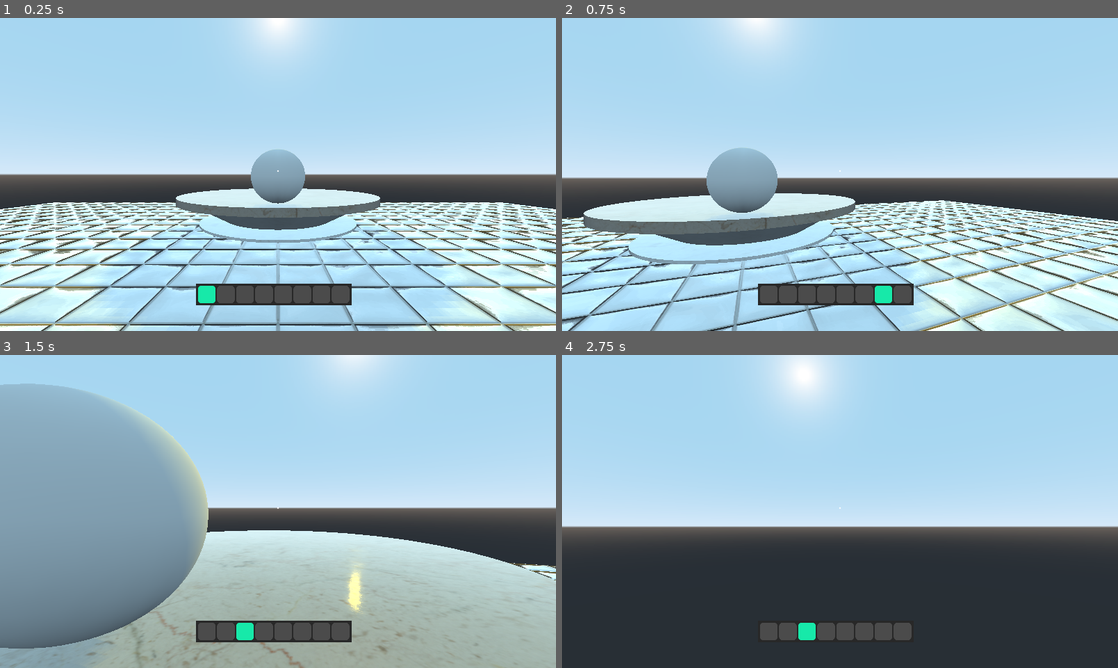
Above: before the commit, frames 1-4 (two rows, left to right).
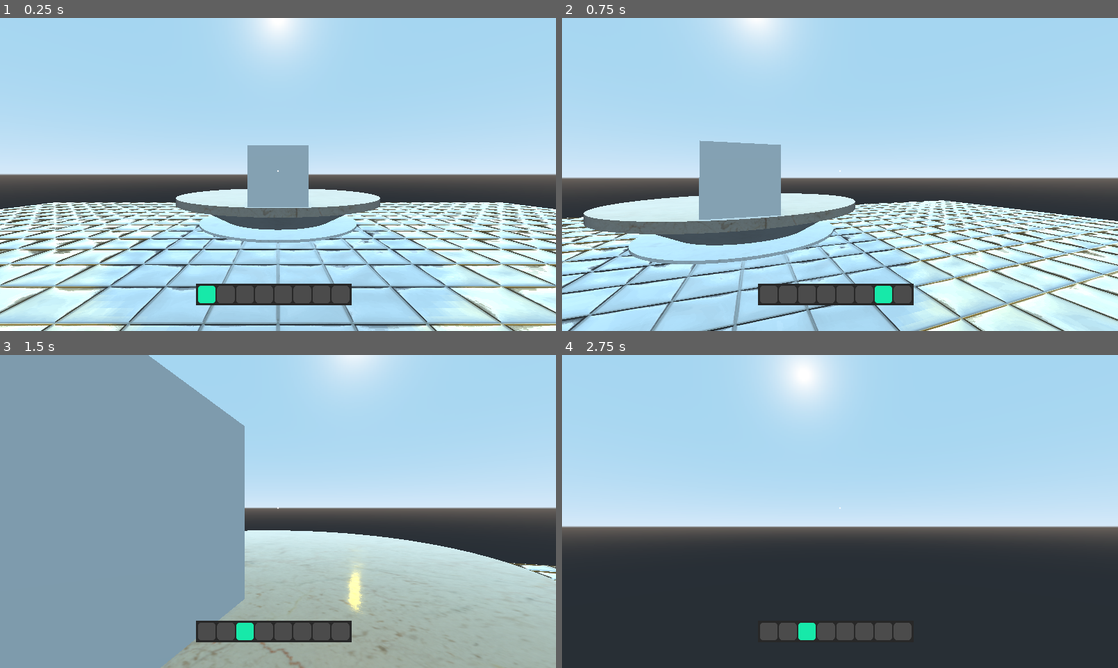
Above: after the commit, the same moments.

Repository: edmundlzen/path-to-chemistry
Game: Godot game, scene res://scenes/Lab.tscn
Two runs of this game, one before a commit and one after it. Both use one fixed random seed, a clock stepped at 60 frames per second and the inputs below. The project has no main scene, so this scene is started directly.
Inputs (mouse positions are in pixels of both pictures, inside the frame that each line leads up to):
- Up to frame 1 (0.25 s): no input
- Up to frame 2 (0.75 s): tap Enter at 0.5 s; move the mouse to (867, 174) at 0.52 s; hold W (Forward) from 0.53 s (still down); hold Mouse wheel down (Scroll_Down) from 0.53 s (still down)
- Up to frame 3 (1.5 s): keep holding W (Forward); tap Space (Jump) at 0.77, 1.07 s; tap Mouse wheel up (Scroll_Up) at 0.8, 1.35 s; move the mouse to (250, 511) at 1.27 s; release Mouse wheel down (Scroll_Down) at 1.28 s
- Up to frame 4 (2.75 s): keep holding W (Forward); tap Space (Jump) at 1.52, 1.82, 2.3 s; click (812, 511) at 1.55 s; move the mouse to (851, 505) at 2.02 s; press the mouse at (851, 505) at 2.03 s

The runs differ from the first frame. In frame 1, 1.3% of the frame differs, in the area x 44-56%, y 40-61%; in frame 2, 2.1%; in frame 3, 21%, in the area x 0-44%, y 0-100%; in frame 4, nothing differs.

Commit message:
fixed bugs

Diff:
--- a/godot-project/scenes/Lab.tscn
+++ b/godot-project/scenes/Lab.tscn
@@ -72,9 +72,9 @@
 uv1_scale = Vector3( 0.1, 0.1, 0.1 )
 uv1_triplanar = true
 
-[sub_resource type="SphereShape" id=11]
+[sub_resource type="BoxShape" id=11]
 
-[sub_resource type="SphereMesh" id=12]
+[sub_resource type="CubeMesh" id=12]
 
 [node name="Lab" type="Spatial"]
 
@@ -120,6 +120,18 @@
 mesh = SubResource( 9 )
 material/0 = SubResource( 10 )
 
+[node name="Elements" type="StaticBody" parent="." groups=[
+"Element",
+]]
+transform = Transform( 1, 0, 0, 0, 1, 0, 0, 0, 1, 0, 3.44037, -8.26819 )
+
+[node name="CollisionShape" type="CollisionShape" parent="Elements"]
+shape = SubResource( 11 )
+
+[node name="MeshInstance" type="MeshInstance" parent="Elements"]
+mesh = SubResource( 12 )
+material/0 = null
+
 [node name="DirectionalLight" type="DirectionalLight" parent="."]
 transform = Transform( 1, 0, 0, 0, -0.939692, 0.342021, 0, -0.342021, -0.939692, 0, 9, -20 )
 light_color = Color( 1, 0.701961, 0, 1 )
@@ -127,15 +139,3 @@
 shadow_enabled = true
 directional_shadow_blend_splits = true
 directional_shadow_max_distance = 40.0
-
-[node name="Element" type="StaticBody" parent="." groups=[
-"Item",
-]]
-transform = Transform( 1, 0, 0, 0, 1, 0, 0, 0, 1, 0, 3.44037, -8.26819 )
-
-[node name="CollisionShape" type="CollisionShape" parent="Element"]
-shape = SubResource( 11 )
-
-[node name="MeshInstance" type="MeshInstance" parent="Element"]
-mesh = SubResource( 12 )
-material/0 = null
--- a/godot-project/scripts/Player.gd
+++ b/godot-project/scripts/Player.gd
@@ -2,104 +2,101 @@
 
 onready var Pause = load("res://scenes/Pause.tscn")
 export var Speed = 10
-export var Acceleration = 5
 export var Gravity = 1
 export var jumpForce = 30
+export var Acceleration = 5
 export var Sensitivity = 0.3
 var Velocity = Vector3()
+var Scroll = 1
 var Rotation = 0
-var Score = 1
 var Style = StyleBoxFlat.new()
 var Original = StyleBoxFlat.new()
+var Pickable = false
 var Store = {
 		'Slot1':'','Slot2':'','Slot3':'',
-		'Slot4':'','Slot5':'','Slot6':'',
-		'Slot7':'','Slot8':''
+		'Slot4':'K','Slot5':'','Slot6':'',
+		'Slot7':'Water','Slot8':''
 		}
 
 func _ready():
 	Input.set_mouse_mode(Input.MOUSE_MODE_CAPTURED)
+	Style.set_corner_radius_all(8)
 	Style.set_bg_color(Color("#17e9a9"))
-	Style.set_corner_radius_all(8)
+	Original.set_corner_radius_all(8)
 	Original.set_bg_color(Color("#4b4b4b"))
-	Original.set_corner_radius_all(8)
-	get_node("Hotbar/GridContainer/Panel"+str(Score)).set('custom_styles/panel', Style)
+	get_node("Hotbar/GridContainer/Panel"+str(Scroll)).set('custom_styles/panel', Style)
 
 func _input(event):
 	if event is InputEventMouseMotion:
-		checkCollide()
 		$Head.rotate_y(deg2rad(-event.relative.x * Sensitivity))
 		var Delta = event.relative.y * Sensitivity
-		$Head/Camera.rotate_x(deg2rad(-Delta))
-		Rotation += Delta
+		if Rotation + Delta > -90 and Rotation + Delta < 90:
+			$Head/Camera.rotate_x(deg2rad(-Delta))
+			Rotation += Delta
 	if Input.is_action_pressed("Scroll_Up"):
-		if Score < 8:
-			get_node("Hotbar/GridContainer/Panel"+str(Score)).set('custom_styles/panel', Original)
-			Score += 1
-			get_node("Hotbar/GridContainer/Panel"+str(Score)).set('custom_styles/panel', Style)
+		if Scroll < 8:
+			get_node("Hotbar/GridContainer/Panel"+str(Scroll)).set('custom_styles/panel', Original)
+			Scroll += 1
+			get_node("Hotbar/GridContainer/Panel"+str(Scroll)).set('custom_styles/panel', Style)
 		else:
 			get_node("Hotbar/GridContainer/Panel8").set('custom_styles/panel', Original)
-			Score = 1
-			get_node("Hotbar/GridContainer/Panel"+str(Score)).set('custom_styles/panel', Style)
+			Scroll = 1
+			get_node("Hotbar/GridContainer/Panel"+str(Scroll)).set('custom_styles/panel', Style)
 	if Input.is_action_pressed("Scroll_Down"):
-		if Score > 1:
-			get_node("Hotbar/GridContainer/Panel"+str(Score)).set('custom_styles/panel', Original)
-			Score -= 1
-			get_node("Hotbar/GridContainer/Panel"+str(Score)).set('custom_styles/panel', Style)
+		if Scroll > 1:
+			get_node("Hotbar/GridContainer/Panel"+str(Scroll)).set('custom_styles/panel', Original)
+			Scroll -= 1
+			get_node("Hotbar/GridContainer/Panel"+str(Scroll)).set('custom_styles/panel', Style)
 		else:
 			get_node("Hotbar/GridContainer/Panel1").set('custom_styles/panel', Original)
-			Score = 8
-			get_node("Hotbar/GridContainer/Panel"+str(Score)).set('custom_styles/panel', Style)
-	if Input.is_action_pressed("leftMouse"):
-		if $Crosshair.texture.resource_path == 'res://assets/Hand.png':
-			var Collider = $Head/Camera/RayCast.get_collider()
-			if Collider.is_in_group('Item'):
-				Collider.queue_free()
-				Store['Slot'+str(Score)] == 'Mg'
-				get_node("Hotbar/GridContainer/Panel"+str(Score)+"/Sprite").texture = load("res://assets/Mg.png")
-				get_node("Head/Camera/Sprite3D").texture = load("res://assets/Mg.png")
+			Scroll = 8
+			get_node("Hotbar/GridContainer/Panel"+str(Scroll)).set('custom_styles/panel', Style)
 
 func _process(_delta):
 	if Input.is_action_just_pressed("Escape"):
 		add_child(Pause.instance())
 		get_tree().paused = true
 		Input.set_mouse_mode(Input.MOUSE_MODE_VISIBLE)
+	if $Head/Camera/RayCast.is_colliding():
+		var Collider = $Head/Camera/RayCast.get_collider()
+		if Collider.is_in_group("Element"):
+			$Label.text = 'Magnesium'
+			Pickable = true
+			$Crosshair.texture = load("res://assets/Hand.png")
+	else:
+		$Label.text = ''
+		Pickable = false
+		$Crosshair.texture = load("res://assets/Crosshair.png")
+	if Input.is_action_just_pressed("leftMouse"):
+		if Pickable == true:
+			var Collider = $Head/Camera/RayCast.get_collider()
+			if Collider.is_in_group('Element'):
+				if Store['Slot'+str(Scroll)] == '':
+					Collider.queue_free()
+					Store['Slot'+str(Scroll)] = 'Mg'
+					print(Store['Slot'+str(Scroll)])
+					get_node("Hotbar/GridContainer/Panel"+str(Scroll)+"/Sprite").texture = load("res://assets/"+Store['Slot'+str(Scroll)]+".png")
+					get_node("Head/Camera/Sprite3D").texture = load("res://assets/"+Store['Slot'+str(Scroll)]+".png")
+					$Crosshair.texture = load("res://assets/Crosshair.png")
 
 func _physics_process(delta):
 	var headBasis = $Head.get_global_transform().basis
 	var Direction = Vector3()
 	if Input.is_action_pressed("Forward") and Input.is_action_pressed("Backward"):
-		Direction = Vector3(0,0,0)
-		checkCollide()
+		Direction = Vector3(0, 0, 0)
 	elif Input.is_action_pressed("Forward"):
 		Direction -= headBasis.y
-		checkCollide()
 	elif Input.is_action_pressed("Backward"):
 		Direction += headBasis.y
-		checkCollide()
 	if Input.is_action_pressed("Left") and Input.is_action_pressed("Right"):
-		Direction = Vector3(0,0,0)
-		checkCollide()
+		Direction = Vector3(0, 0, 0)
 	elif Input.is_action_pressed("Left"):
 		Direction -= headBasis.x
-		checkCollide()
 	elif Input.is_action_pressed("Right"):
 		Direction += headBasis.x
-		checkCollide()
 	Direction = Direction.normalized()
 	Velocity = Velocity.linear_interpolate(Direction * Speed, Acceleration * delta)
 	Velocity.y -= Gravity
 	if Input.is_action_just_pressed("Jump") and is_on_floor():
 		Velocity.y += jumpForce
-		checkCollide()
 	Velocity = move_and_slide(Velocity, Vector3.UP)
-
-func checkCollide():
-	if $Head/Camera/RayCast.is_colliding():
-		var Collider = $Head/Camera/RayCast.get_collider()
-		if Collider.is_in_group('Item'):
-			$Label.text = 'Magnesium'
-			$Crosshair.set_texture(preload("res://assets/Hand.png"))
-	else:
-		$Label.text = ''
-		$Crosshair.set_texture(preload("res://assets/Crosshair.png"))
Binary file added: godot-project/assets/K.jpg
Not shown, added: godot-project/assets/K.jpg.import
Binary file added: godot-project/assets/Main Scene.jpg
Not shown, added: godot-project/assets/Main Scene.jpg.import
Binary file added: godot-project/assets/Water.jpg
Not shown, added: godot-project/assets/Water.jpg.import
Not shown, removed: godot-project/assets/PngItem_2147922.xcf
